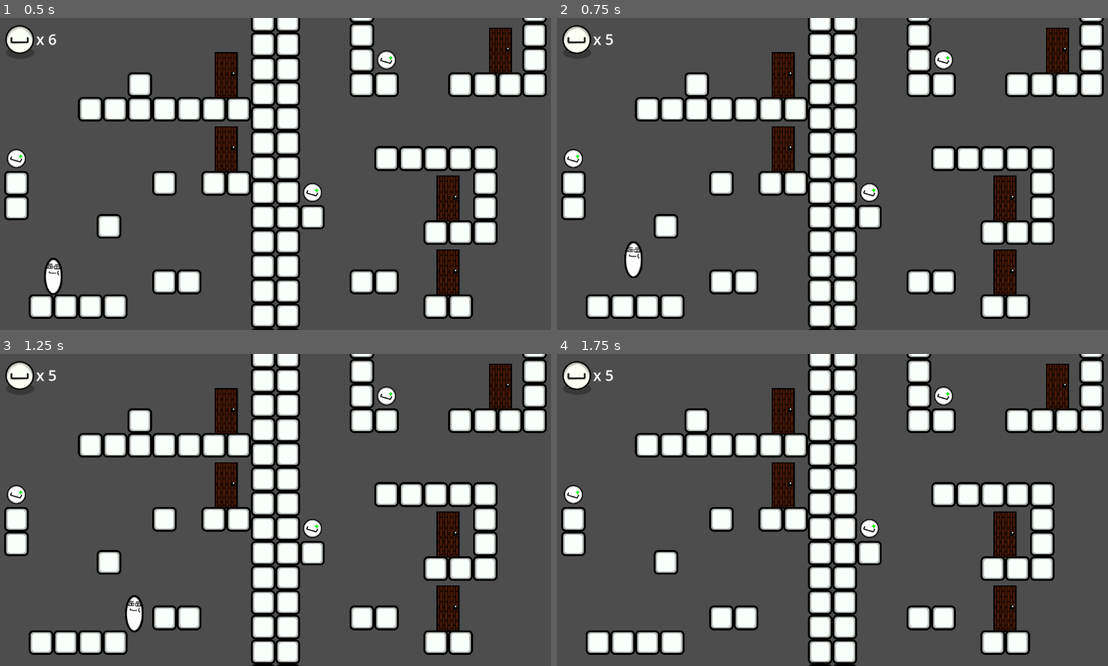
Above: before the commit, frames 1-4 (two rows, left to right).
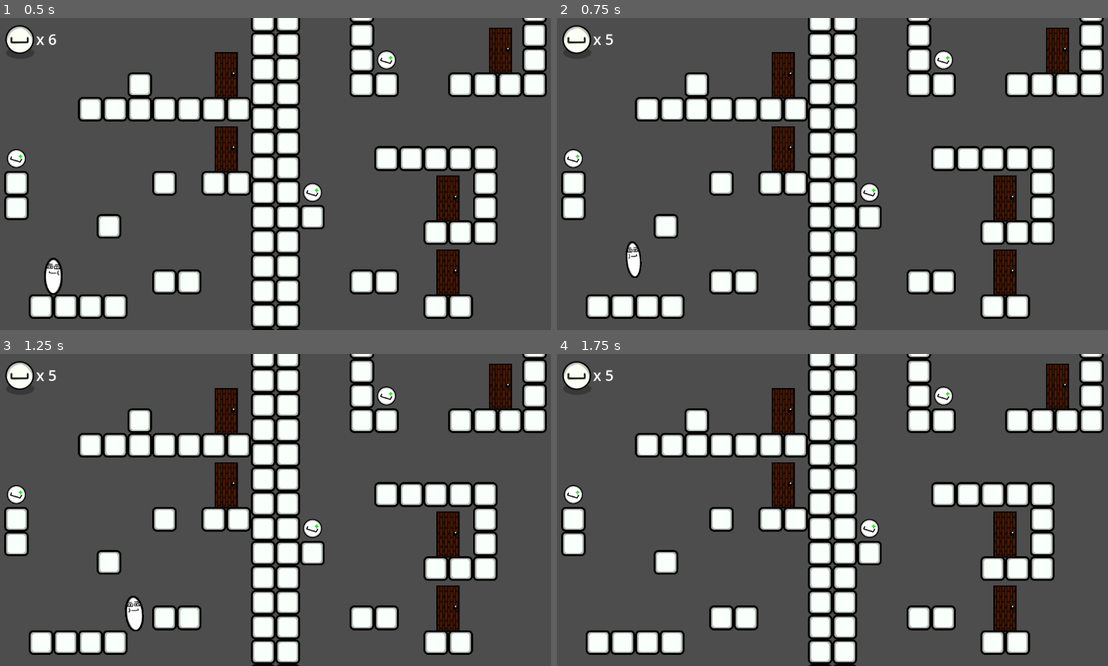
Above: after the commit, the same moments.

Repository: DeltateeDev/Limited-Space
Game: Godot game, scene res://Levels/level_7.tscn
The game is run twice, just before and just after one commit, with the same random seed, the same clock (stepped at 60 frames per second) and the same inputs. The project has no main scene, so this scene is started directly.
Inputs:
- Up to frame 1 (0.5 s): no input
- Up to frame 2 (0.75 s): tap Enter at 0.5 s; hold D (RIGHT) from 0.53 s (still down); tap Space (SPACE) at 0.6 s
- Up to frame 3 (1.25 s): keep holding D (RIGHT)
- Up to frame 4 (1.75 s): keep holding D (RIGHT); tap Space (SPACE) at 1.35 s

Frame 1 is identical in both runs. In frame 2, 0.2% of the frame differs, in the area x 12-16%, y 71-84%; in frame 3, 0.1%; in frame 4, nothing differs.

Commit message:
Starting animating the entire thing

Diff:
--- a/Objects/player.tscn
+++ b/Objects/player.tscn
@@ -8,10 +8,94 @@
 radius = 22.0
 height = 90.0
 
+[sub_resource type="Animation" id="Animation_jor5g"]
+resource_name = "moving"
+length = 0.2
+tracks/0/type = "value"
+tracks/0/imported = false
+tracks/0/enabled = true
+tracks/0/path = NodePath("PlayerSprite:scale")
+tracks/0/interp = 1
+tracks/0/loop_wrap = true
+tracks/0/keys = {
+"times": PackedFloat32Array(0, 0.1, 0.2),
+"transitions": PackedFloat32Array(1, 1, 1),
+"update": 0,
+"values": [Vector2(1, 1), Vector2(1, 0.9), Vector2(1, 1)]
+}
+
+[sub_resource type="AnimationLibrary" id="AnimationLibrary_jfm06"]
+_data = {
+"moving": SubResource("Animation_jor5g")
+}
+
+[sub_resource type="Animation" id="Animation_g2gm5"]
+resource_name = "turnleft"
+length = 0.2
+tracks/0/type = "value"
+tracks/0/imported = false
+tracks/0/enabled = true
+tracks/0/path = NodePath("PlayerSprite:scale")
+tracks/0/interp = 1
+tracks/0/loop_wrap = true
+tracks/0/keys = {
+"times": PackedFloat32Array(0, 0.1, 0.2),
+"transitions": PackedFloat32Array(1, 1, 1),
+"update": 0,
+"values": [Vector2(1, 1), Vector2(0, 1), Vector2(1, 1)]
+}
+tracks/1/type = "value"
+tracks/1/imported = false
+tracks/1/enabled = true
+tracks/1/path = NodePath("PlayerSprite:flip_h")
+tracks/1/interp = 1
+tracks/1/loop_wrap = true
+tracks/1/keys = {
+"times": PackedFloat32Array(0.1),
+"transitions": PackedFloat32Array(1),
+"update": 1,
+"values": [false]
+}
+
+[sub_resource type="Animation" id="Animation_1rxjs"]
+resource_name = "turnright"
+length = 0.2
+tracks/0/type = "value"
+tracks/0/imported = false
+tracks/0/enabled = true
+tracks/0/path = NodePath("PlayerSprite:scale")
+tracks/0/interp = 1
+tracks/0/loop_wrap = true
+tracks/0/keys = {
+"times": PackedFloat32Array(0, 0.1, 0.2),
+"transitions": PackedFloat32Array(1, 1, 1),
+"update": 0,
+"values": [Vector2(1, 1), Vector2(0, 1), Vector2(1, 1)]
+}
+tracks/1/type = "value"
+tracks/1/imported = false
+tracks/1/enabled = true
+tracks/1/path = NodePath("PlayerSprite:flip_h")
+tracks/1/interp = 1
+tracks/1/loop_wrap = true
+tracks/1/keys = {
+"times": PackedFloat32Array(0.1),
+"transitions": PackedFloat32Array(1),
+"update": 1,
+"values": [true]
+}
+
+[sub_resource type="AnimationLibrary" id="AnimationLibrary_hsym3"]
+_data = {
+"turnleft": SubResource("Animation_g2gm5"),
+"turnright": SubResource("Animation_1rxjs")
+}
+
 [node name="Player" type="CharacterBody2D"]
 script = ExtResource("1_efkpu")
 
 [node name="PlayerSprite" type="Sprite2D" parent="."]
+skew = -0.0523599
 texture = ExtResource("1_84sgh")
 
 [node name="SpeechBubble" type="Sprite2D" parent="." groups=["player"]]
@@ -28,5 +112,15 @@
 [node name="JumpAvailability" type="Timer" parent="."]
 wait_time = 0.2
 
+[node name="AnimationPlayer" type="AnimationPlayer" parent="."]
+libraries = {
+"": SubResource("AnimationLibrary_jfm06")
+}
+
+[node name="AnimationTurn" type="AnimationPlayer" parent="."]
+libraries = {
+"": SubResource("AnimationLibrary_hsym3")
+}
+
 [connection signal="timeout" from="JumpTimer" to="." method="_on_jump_timer_timeout"]
 [connection signal="timeout" from="JumpAvailability" to="." method="_on_jump_availability_timeout"]
--- a/Scripts/PlayerMovement.gd
+++ b/Scripts/PlayerMovement.gd
@@ -27,6 +27,7 @@
 	velocity.y += gravity * delta
 
 	#player states
+	var is_moving := Input.is_action_pressed("LEFT") || Input.is_action_pressed("RIGHT")
 	var is_falling := velocity.y > 0.0 && !is_on_floor()
 	var is_jumping := (Input.is_action_just_pressed("SPACE") && is_on_floor()) || (jump_buffered && is_on_floor())
 	var is_jump_cancelled := Input.is_action_just_released("SPACE") && velocity.y < 0.0
@@ -54,6 +55,25 @@
 	if Input.is_action_just_pressed("SPACE"):
 		$JumpTimer.start()
 
+	if is_moving && !$AnimationPlayer.is_playing():
+		$AnimationPlayer.play("moving")
+
+	if !is_moving:
+		$PlayerSprite.scale.x = 1
+		$PlayerSprite.skew = 0
+
+	if Input.is_action_pressed("LEFT"):
+		$PlayerSprite.skew = 0.07
+	elif Input.is_action_pressed("RIGHT"):
+		$PlayerSprite.skew = -0.07
+
+	if Input.is_action_just_pressed("LEFT"):
+		$AnimationTurn.stop()
+		$AnimationTurn.play("turnleft")
+	elif Input.is_action_just_pressed("RIGHT"):
+		$AnimationTurn.stop()
+		$AnimationTurn.play("turnright")
+
 	move_and_slide()
 
 func _on_jump_timer_timeout() -> void:
@@ -65,4 +85,3 @@
 func ErrorAnimation() -> void:
 	emit_signal("nospaces")
 	velocity.y = -75
-	pass
Not shown: 1 places in Objects/player.tscn that only renumber resources
